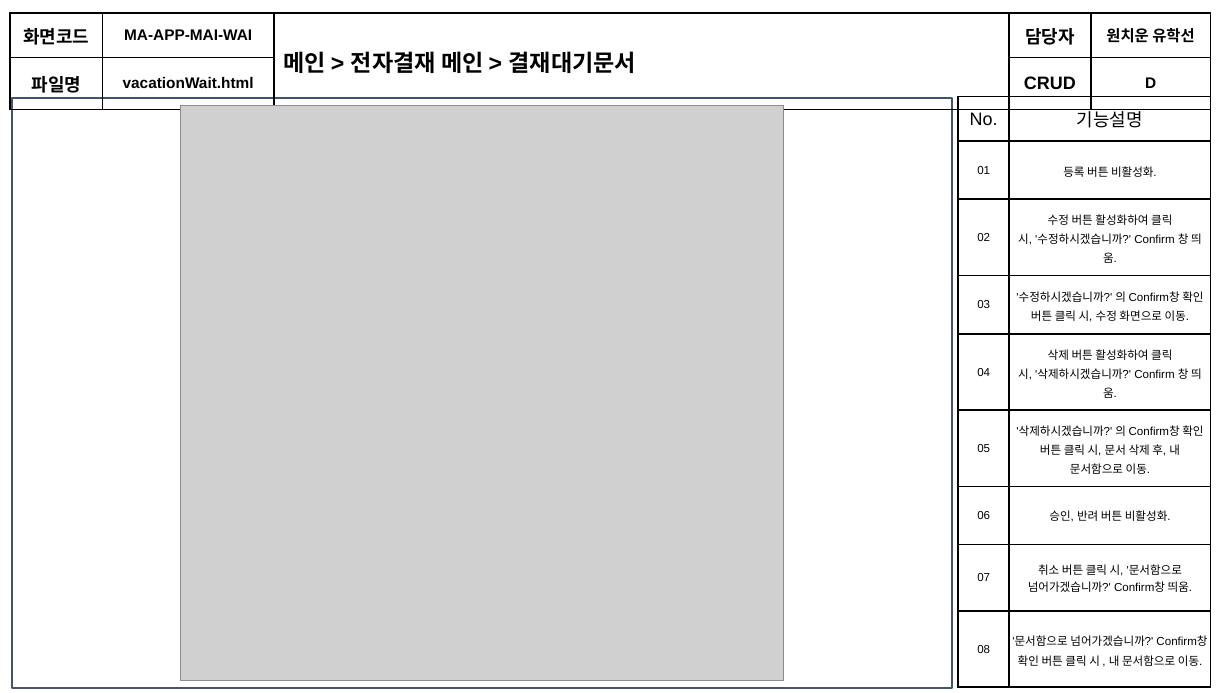
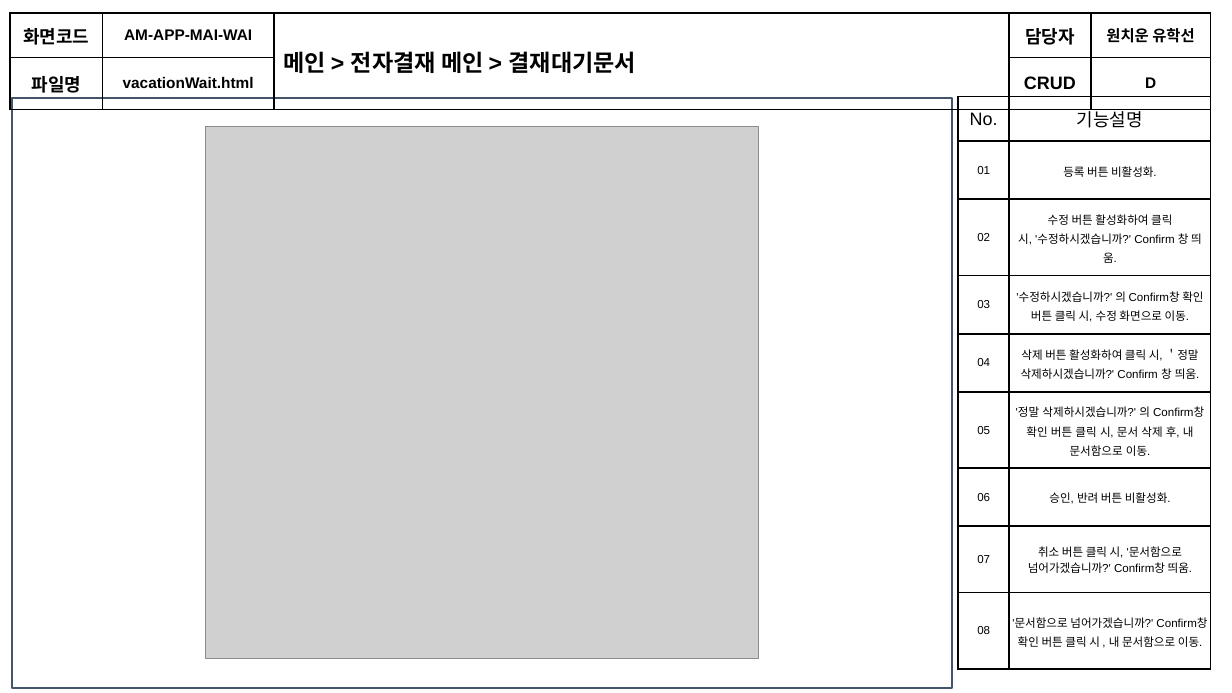
Before and after one commit to soulluna/-6th-_cosmo_1th_group, a slide deck: slide 22 of 포트폴리오 각종 서식/[6기]1조_화면설계서_V1.3.pptx. Drawn at 1232x693 pixels with LibreOffice and Linux fonts; fonts in the diff are those of the drawing; grey boxes stand for pictures. Boxes give left, top, right and bottom in pixels: in the first picture for what was removed or moved away, otherwise in the second. Text is boxed around its words. In the diff, an @@ line names an element or a change of style, - is before the commit and + after.

Commit message:
화면설계서, 기능정의서의 내 문서함 수정
AM-APP-MAI-05 추가함

```diff
--- a/포트폴리오 각종 서식/[6기]1조_화면설계서_V1.3.pptx
+++ b/포트폴리오 각종 서식/[6기]1조_화면설계서_V1.3.pptx
@@ table at [10,13,1211,97] @@
-row 1, column 2: MA-APP-MAI-WAI
+row 1, column 2: AM-APP-MAI-WAI
@@ table at [958,97,1211,651] @@
-row 5, column 2: 삭제 버튼 활성화하여 클릭 시, '삭제하시겠습니까?' Confirm 창 띄움.
+row 5, column 2: 삭제 버튼 활성화하여 클릭 시, ＇정말 삭제하시겠습니까?' Confirm 창 띄움.
-row 6, column 2: '삭제하시겠습니까?' 의 Confirm창 확인 버튼 클릭 시, 문서 삭제 후, 내 문서함으로 이동.
+row 6, column 2: '정말 삭제하시겠습니까?' 의 Confirm창 확인 버튼 클릭 시, 문서 삭제 후, 내 문서함으로 이동.
@@ picture: place and size @@
-picture at [180,105,784,681]
+picture at [206,127,759,659]
```
Also in this commit, not shown: 31 other slides changed, 1 other file.
